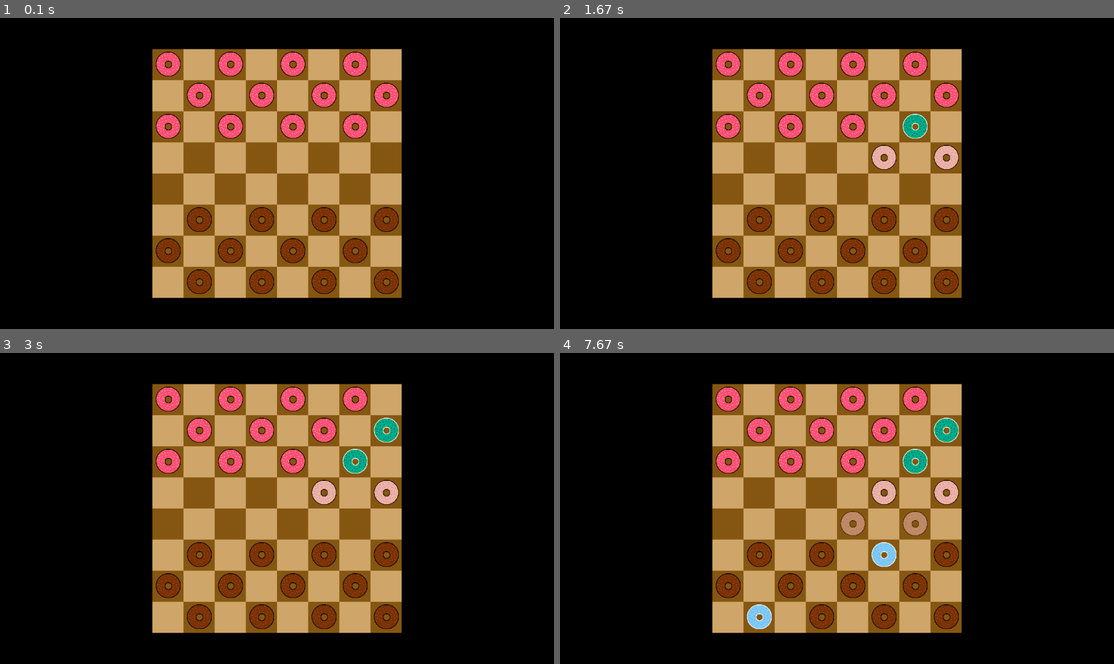
Above: before the commit, frames 1-4 (two rows, left to right).
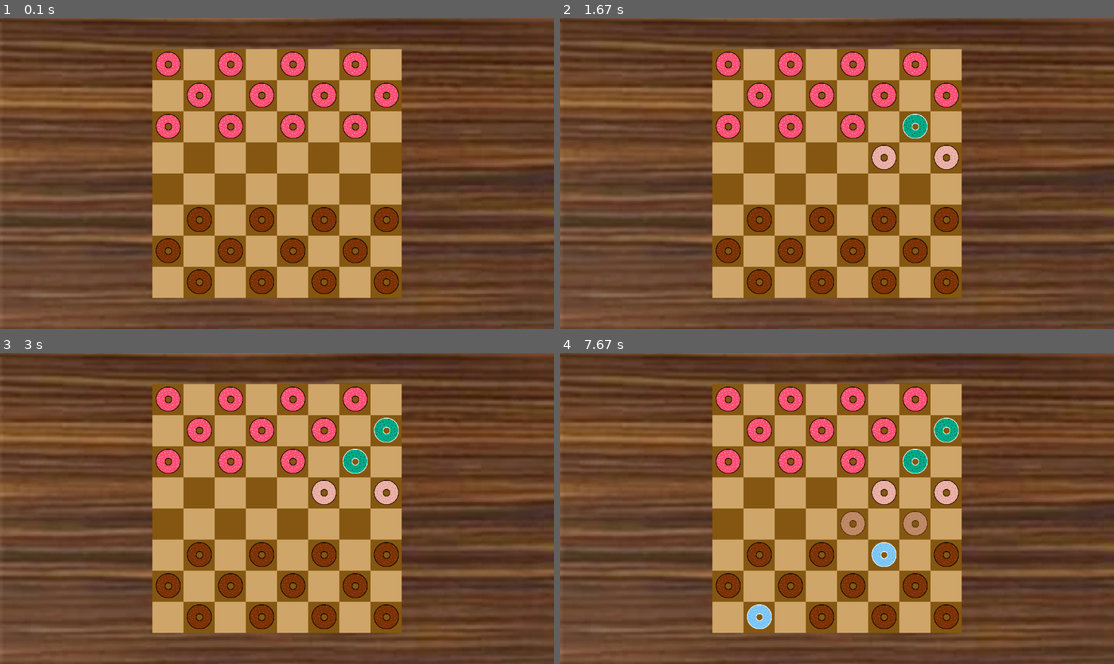
Above: after the commit, the same moments.

Repository: SeriousGuy888/pygame-checkers
Game: pygame game, started from __main__.py
The game is run twice, just before and just after one commit, with the same random seed, the same clock (stepped at 60 frames per second) and the same inputs.
Inputs (mouse positions are in pixels of both pictures, inside the frame that each line leads up to):
- Up to frame 1 (0.1 s): no input
- Up to frame 2 (1.67 s): press the mouse at (903, 201) at 0.87 s; move the mouse to (798, 129) at 0.97 s; release the mouse at (692, 58) at 1.1 s
- Up to frame 3 (3 s): press the mouse at (343, 536) at 1.7 s; move the mouse to (271, 489) at 1.8 s; release the mouse at (199, 443) at 1.93 s
- Up to frame 4 (7.67 s): press the mouse at (903, 536) at 7.17 s; move the mouse to (864, 548) at 7.27 s; release the mouse at (831, 561) at 7.4 s; click (936, 601) at 7.52 s

The runs differ from the first frame. In frame 1, 64% of the frame differs, in the area x 0-100%, y 0-100%; in frame 2, 64%; in frame 3, 64%; in frame 4, 64%.

Commit message:
restored rendering of background image

Diff:
--- a/__main__.py
+++ b/__main__.py
@@ -84,7 +84,7 @@
     # pieces[3].move_piece()
 
     while RUNNING: # main game loop
-        # screen.blit(background_image, (0, 0)) # display background image
+        screen.blit(background_image, (0, 0)) # display background image
         for loop_square in squares: # process all the squares
             loop_square.render()
         for loop_piece in pieces: # process all the pieces
